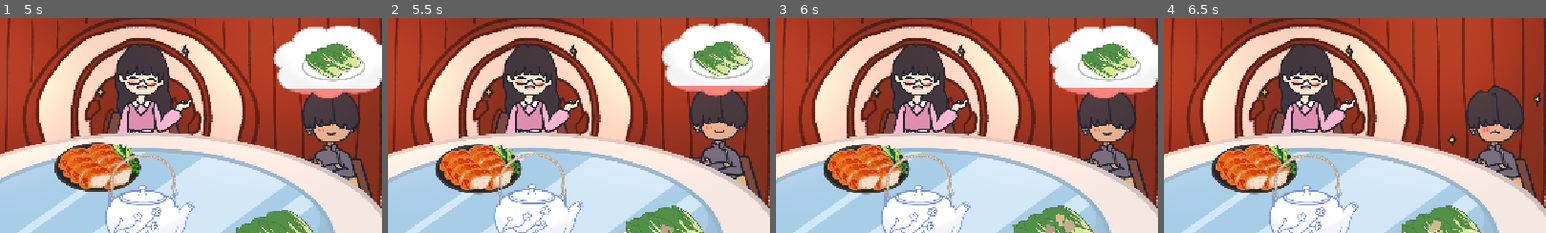
Above: before the commit, frames 1-4 (left to right).
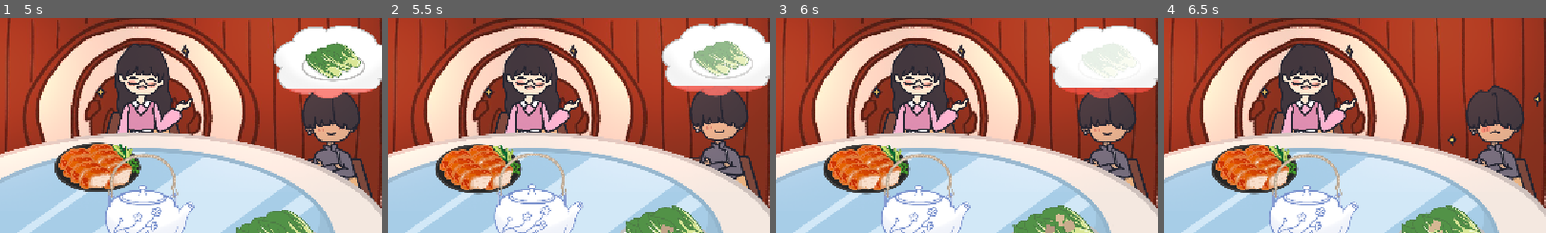
Above: after the commit, the same moments.

Repository: game-dev-besties/lupe_game
Game: Godot game, scene res://scenes/game.tscn
Two runs of this game, one before a commit and one after it. Both use one fixed random seed, a clock stepped at 60 frames per second and the inputs below. This scene is started directly instead of the project's main scene.
Inputs (mouse positions are % of the whole screen's width and height, from its top left):
- Up to frame 1 (5 s): tap Enter (ui_accept) at 0.5, 2, 3.77 s; drag from (51, 57) to (42, 74) at 0.52 s; drag from (68, 61) to (42, 74) at 1.27 s; hold Right (ui_right) 2.03-2.75 s; click (42, 74) at 2.17 s; drag from (59, 47) to (34, 61) at 2.77 s; move the mouse to (80, 65) at 3.52 s; hold Left (ui_left) 3.53-4.25 s; drag from (20, 35) to (59, 47) at 4.27 s
- Up to frame 2 (5.5 s): move the mouse to (55, 50) at 5.02 s; hold Space (brake) from 5.03 s (still down); click (55, 50) at 5.17 s
- Up to frame 3 (6 s): release Space (brake) at 5.75 s; drag from (35, 25) to (68, 62) at 5.77 s
- Up to frame 4 (6.5 s): no input
The pictures show only the part of the screen within x 32-82%, y 12-62%; the shares and areas given below are measured in that part.

Frame 1 is identical in both runs. In frame 2, 1.7% of the frame differs, in the area x 76-97%, y 3-36%; in frame 3, 2.4%, in the area x 75-98%, y 3-38%; in frame 4, nothing differs.

Commit message:
feat: eating bubble fades while eating

Diff:
--- a/scripts/npc.gd
+++ b/scripts/npc.gd
@@ -39,6 +39,7 @@
 var modifier_anger_active: bool = false
 var modifier_anger_timer: float = 0.0
 var is_eating: bool = false
+var bubble_fade_tween: Tween
 
 @export var serving_distance_threshold_radians: float = 30.0 * (PI / 180.0)
 
@@ -180,6 +181,10 @@
 	tween.tween_property(self, "position", spawn_position - Vector2(0, 20), 0.2)
 	tween.tween_property(self, "position", spawn_position, 0.2)
 
+	# Fade out thought bubble during eating
+	bubble_fade_tween = create_tween()
+	bubble_fade_tween.tween_property($ThoughtBubble, "modulate:a", 0.0, consumption_timer)
+
 func shake():
 	if shake_tween:
 		shake_tween.kill()
@@ -203,6 +208,10 @@
 
 func cancel_eating():
 	is_eating = false
+	# Kill the fade tween and reset thought bubble opacity
+	if bubble_fade_tween:
+		bubble_fade_tween.kill()
+	$ThoughtBubble.modulate.a = 1.0
 
 func update_emotion():
 	if current_state == "happy":
@@ -224,12 +233,13 @@
 		# Display the ThoughBubble and set the food image
 		hum.play()
 		$ThoughtBubble.visible = true
+		$ThoughtBubble.modulate.a = 1.0  # Ensure full opacity when showing
 		food_image_node.texture = load("res://assets/food/" + desired_item_name + ".png")
 		food_image_node.visible = true
 	else:
 		# Hide the ThoughtBubble if there's no desired item
-
 		$ThoughtBubble.visible = false
+		$ThoughtBubble.modulate.a = 1.0  # Reset opacity for next time
 		food_image_node.visible = false
 
 func on_teacup_state_changed(new_state: Teacup.Fullness):
